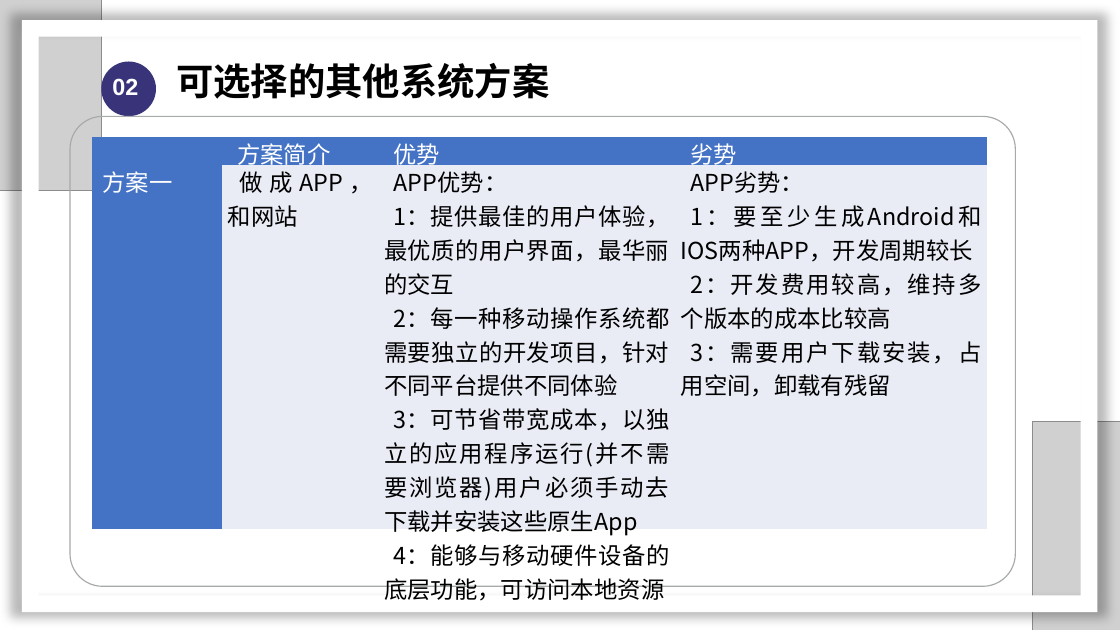
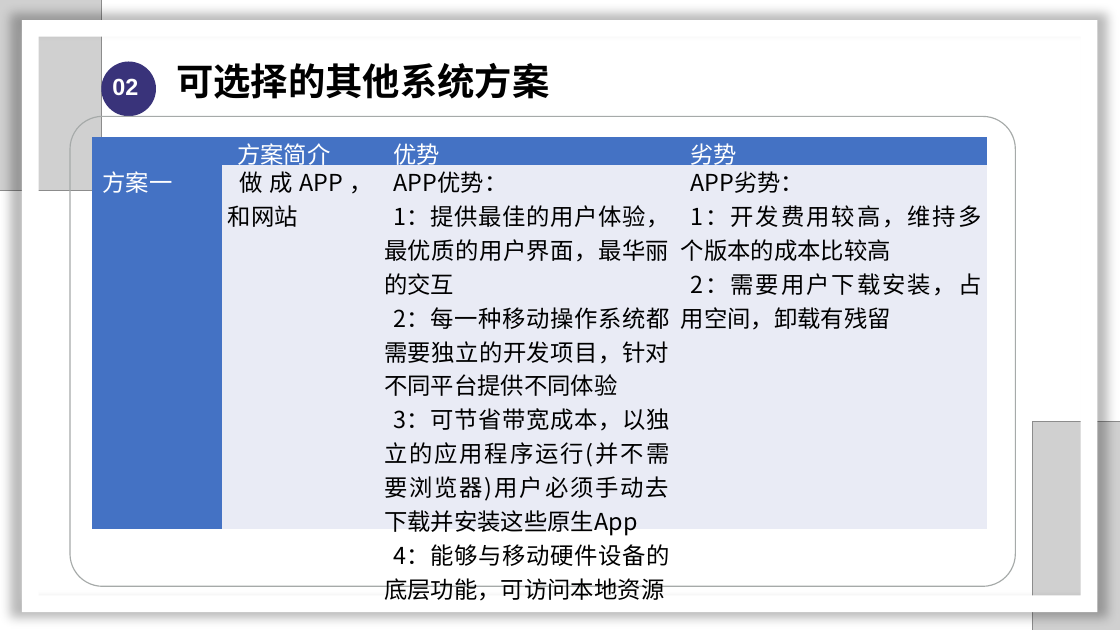
Before and after one commit to SarielX98/PRD2018G14, a slide deck: slide 25 of 受控文档/PPT/PRD2018-G14-软件需求工程审核PPT.pptx. Drawn at 1120x630 pixels with LibreOffice and Linux fonts; fonts in the diff are those of the drawing; grey boxes stand for pictures; background and template pictures are left out. Boxes give left, top, right and bottom in pixels: in the first picture for what was removed or moved away, otherwise in the second. Text is boxed around its words. In the diff, an @@ line names an element or a change of style, - is before the commit and + after.

```diff
--- a/受控文档/PPT/PRD2018-G14-软件需求工程审核PPT.pptx
+++ b/受控文档/PPT/PRD2018-G14-软件需求工程审核PPT.pptx
@@ table at (x1=92, y1=137, x2=988, y2=605) @@
-row 2, column 4: APP劣势： / 1：要至少生成Android和IOS两种APP，开发周期较长 / 2：开发费用较高，维持多个版本的成本比较高 / 3：需要用户下载安装，占用空间，卸载有残留
+row 2, column 4: APP劣势： / 1：开发费用较高，维持多个版本的成本比较高 / 2：需要用户下载安装，占用空间，卸载有残留
```
Also in this commit, not shown: 4 other slides changed, 1 slide added, 1 other file.
